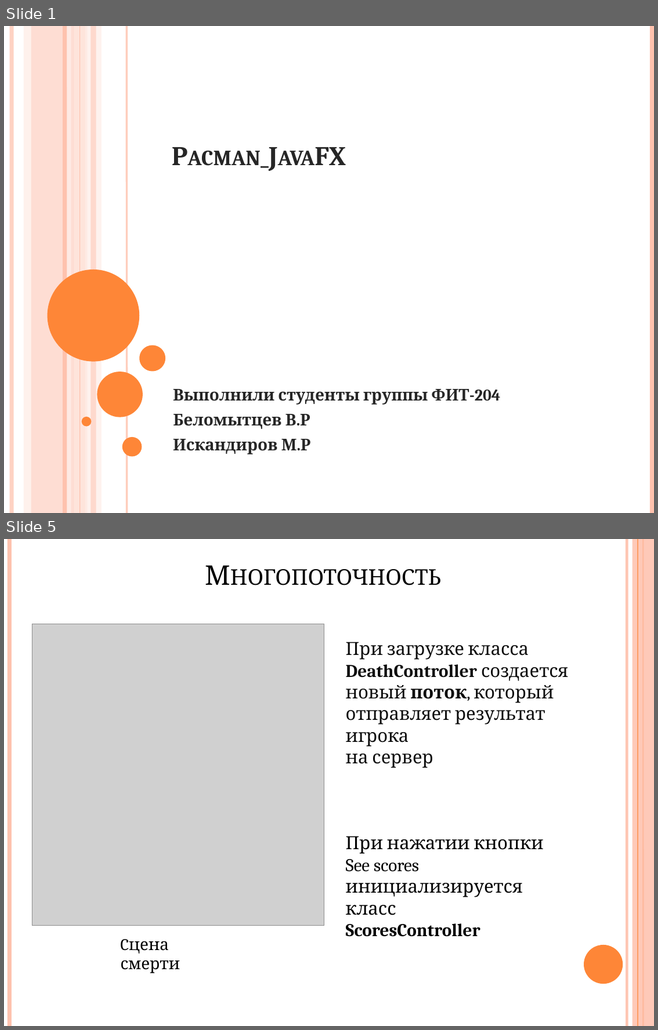
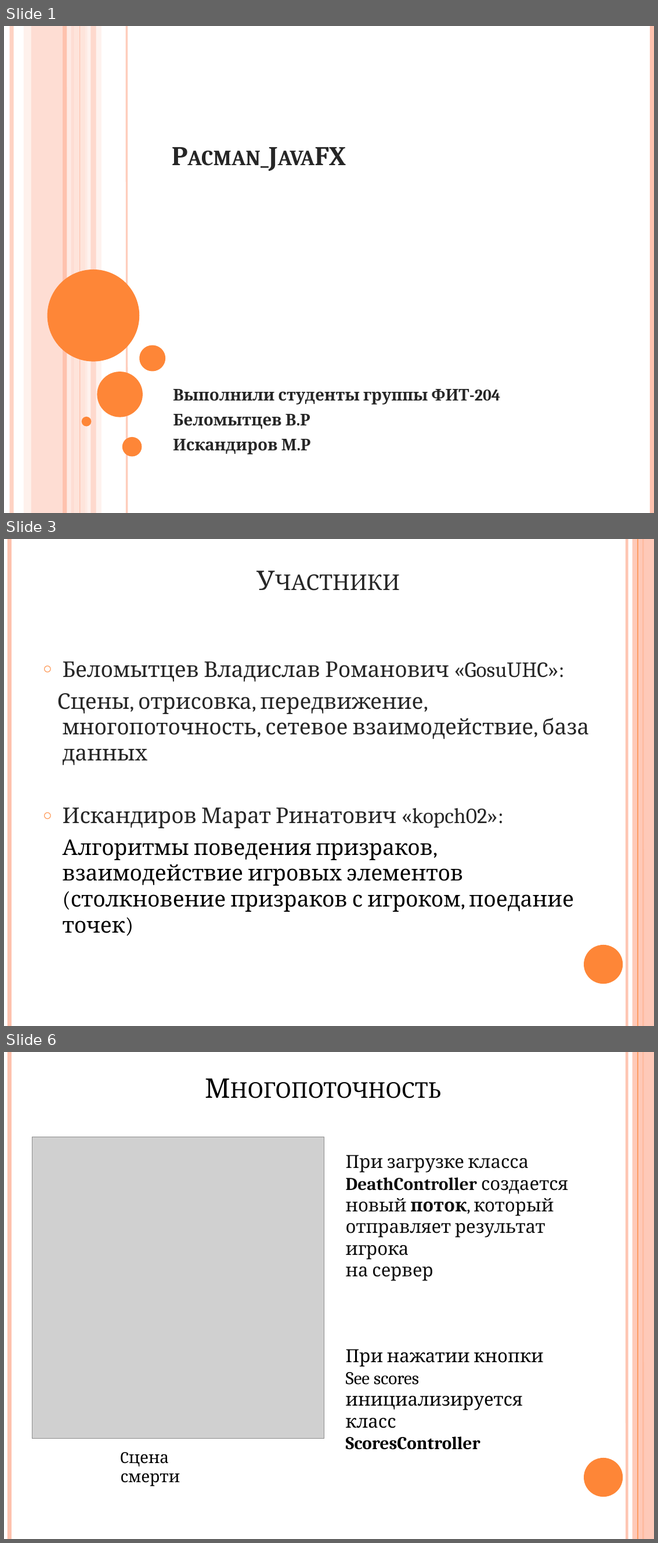
Before and after one commit to kopch02/Pacman_JavaFX, a slide deck: Pacman_JavaFX presentation.pptx. Shown one above the other, each under a label of ours: slides 1 and 5 before the commit, slides 1, 3 and 6 after it; the slides between them are not shown. The pictures are 658x1030 and 658x1543 pixels, drawn with LibreOffice and Linux fonts; fonts in the diff are those of the drawing; grey boxes stand for pictures. Boxes give left, top, right and bottom in pixels: in the first picture for what was removed or moved away, otherwise in the second. Text is boxed around its words. In the diff, an @@ line names an element or a change of style, - is before the commit and + after.

```diff
--- a/Pacman_JavaFX presentation.pptx
+++ b/Pacman_JavaFX presentation.pptx
@@ slide 3 added at (4, 539, 654, 1026), background #FFFFFF; not listed: 6 template elements that a slide beside it also shows @@
@@ title added at (63, 548, 594, 599), 30 pt, text #262626, small capitals @@
+Участники
@@ text added at (57, 661, 589, 933), 24 pt, text #262626 @@
+○ Беломытцев Владислав Романович «GosuUHC»:
+Сцены, отрисовка, передвижение, многопоточность, сетевое взаимодействие, база данных
+○ Искандиров Марат Ринатович «kopch02»:
+Алгоритмы поведения призраков, взаимодействие игровых элементов (столкновение призраков с игроком, поедание точек)
@@ what was slide 5 is now slide 6 @@
```
Also in this commit, not shown: 5 slides changed, 1 other slide added, 10 other files.
